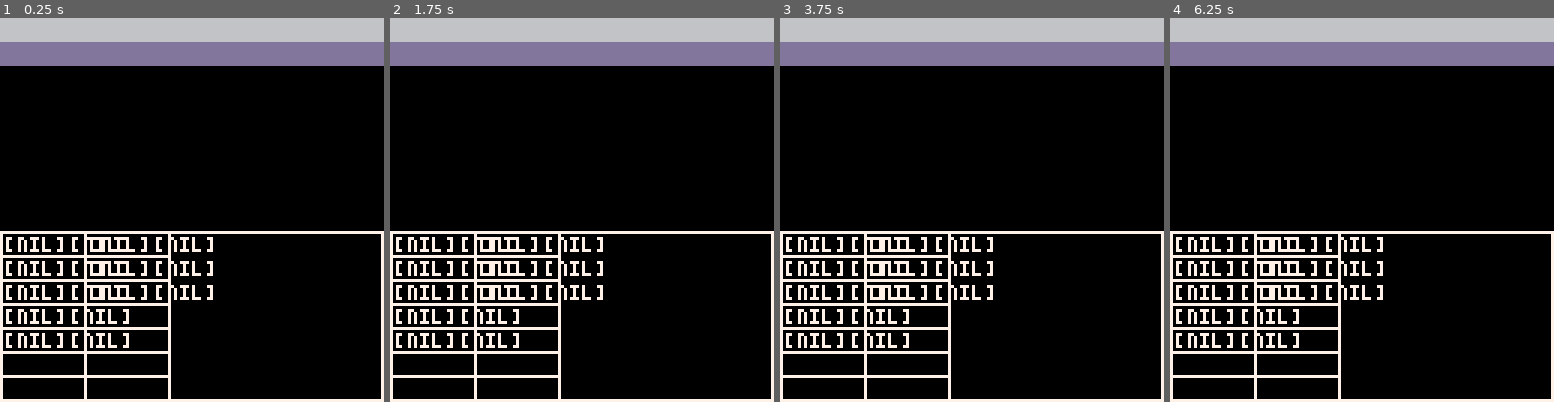
Above: before the commit, frames 1-4 (left to right).
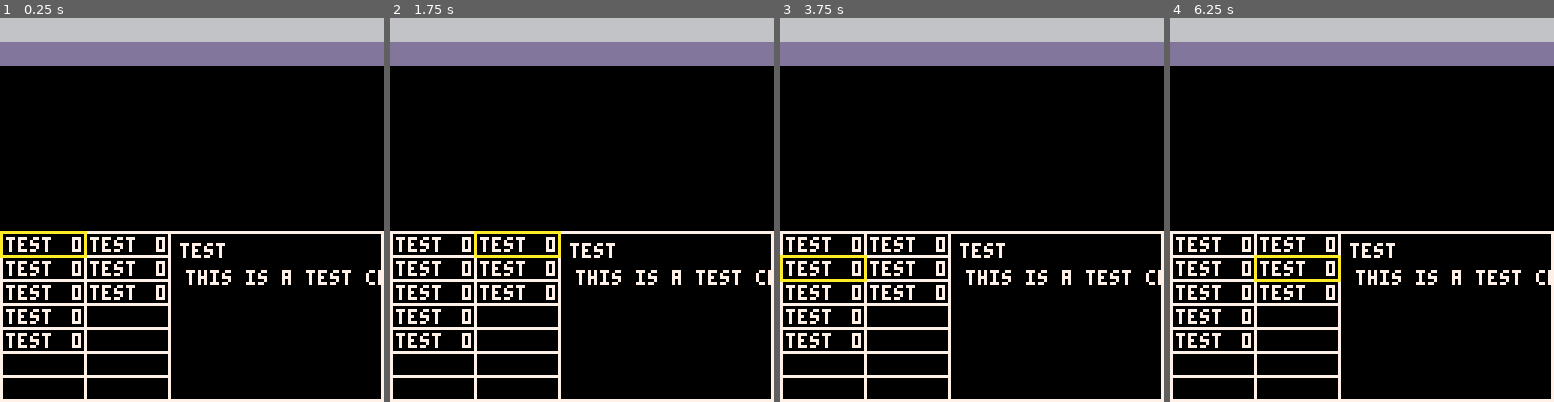
Above: after the commit, the same moments.

Repository: tm44rest/p8-cardgame
Game: PICO-8 cartridge cardgame.p8
The game is run twice, just before and just after one commit, with the same random seed, the same clock (stepped at 60 frames per second) and the same inputs.
Inputs:
- Up to frame 1 (0.25 s): no input
- Up to frame 2 (1.75 s): tap X (X key) at 0.33, 1.07 s; tap O (Z key) at 0.7, 1.7 s; hold Right from 1.6 s (still down)
- Up to frame 3 (3.75 s): tap X (X key) at 1.85, 2.97 s; release Right at 2.1 s; tap O (Z key) every 0.4 s from 2.1 to 3.7 s; hold Up 2.15-2.42 s; hold Right 2.47-3.03 s; hold Left 3.08-3.58 s; hold Down from 3.63 s (still down)
- Up to frame 4 (6.25 s): release Down at 3.97 s; hold Right 4.02-4.68 s; tap X (X key) at 4.08, 5.2 s; tap O (Z key) every 0.4 s from 4.1 to 6.1 s; hold Up 4.73-5.03 s; hold Left 5.08-5.68 s; hold Down 5.73-6.03 s; hold Right from 6.08 s (still down)

The runs differ from the first frame. In frame 1, 4.3% of the frame differs, in the area x 0-100%, y 55-86%; in frame 2, 4.3%; in frame 3, 4.3%; in frame 4, 4.3%.

Commit message:
implements basic menu system

Diff:
--- a/buttons.lua
+++ b/buttons.lua
@@ -1,19 +1,109 @@
 buttons = {}
 
 button = {}
-function button:up() end
-function button:down() end
-function button:right() end
-function button:left() end
-function button:press(inp) end
+function button:press(inp)
+  if inp == 4 then
+    if self.circle_effect then self:circle_effect() end
+  elseif inp == 5 then
+    if self.cross_effect then self:cross_effect() end
+  end
+end
+function button:move(btn)
+  if btn == 0 then
+    if self.left then selected = self.left end
+  elseif btn == 1 then
+    if self.right then selected = self.right end
+  elseif btn == 2 then
+    if self.up then selected = self.up end
+  elseif btn == 3 then
+    if self.down then selected = self.down end
+  end
+end
 function button:draw() end
 
-function create(draw)
+function create_button(draw, circle_effect, cross_effect)
   btn = {
     __index = button,
-    draw = draw
+    draw = draw,
+    circle_effect = cricle_effect or function () end,
+    cross_effect = cross_effect or function () end
   }
   setmetatable(btn,btn)
   add(buttons, btn)
   return btn
 end
+
+-- please for the love of god refactor this
+function create_menu_buttons()
+  local menu = {}
+  for i=0,6 do
+    local f = function ()
+      rect(0,71+8*i,28,79+8*i,10)
+      if i < 5 then
+        local c = hand[i+1]
+        if c then
+          print(c.name,60,75,7)
+          -- replace with function that line-wraps in box
+          print(c.description,62,84)
+        end
+      end
+    end
+    local e = function ()
+      if i < 5 then
+        local c = hand[i+1]
+        if c then
+          c:effect()
+        end
+      end
+    end
+    local b = create_button(f,function () end, e)
+    b.effect = function ()
+
+    end
+    add(menu, b)
+  end
+  for i=0,6 do
+    local f = function ()
+      rect(28,71+8*i,56,79+8*i,10)
+      if i < 5 then
+        local c = hand[i+6]
+        if c then
+          print(c.name,60,75,7)
+          -- replace with function that line-wraps in box
+          print(c.description,62,84)
+        end
+      end
+    end
+    local e = function ()
+      if i < 5 then
+        local c = hand[i+6]
+        if c then
+          c:effect()
+        end
+      end
+    end
+    local b = create_button(f,function () end, e)
+    add(menu, b)
+  end
+  for i=1,7 do
+    local b = menu[i]
+    if i > 1 then
+      b.up = menu[i-1]
+    end
+    if i < 7 then
+      b.down = menu[i+1]
+    end
+    b.right = menu[i+7]
+  end
+  for i=8,14 do
+    local b = menu[i]
+    if i > 8 then
+      b.up = menu[i-1]
+    end
+    if i < 14 then
+      b.down = menu[i+1]
+    end
+    b.left = menu[i-7]
+  end
+  return menu
+end
--- a/cardgame.p8
+++ b/cardgame.p8
@@ -1,13 +1,13 @@
 pico-8 cartridge // http://www.pico-8.com
 version 29
 __lua__
+-- card game
 
 #include main.lua
 #include controllers.lua
 #include cards.lua
 #include buttons.lua
 
--- card game
 __gfx__
 00000000000000000000000000000000000000000000000000000000000000000000000000000000000000000000000000000000000000000000000000000000
 00000000000000000000000000000000000000000000000000000000000000000000000000000000000000000000000000000000000000000000000000000000
--- a/cards.lua
+++ b/cards.lua
@@ -29,9 +29,13 @@
   return crd
 end
 
-function create(card)
+meme = 2
+
+function create_card(card)
   local crd = {
-    __index = card
+    __index = card,
+    x = 2,
+    y = 3
   }
   setmetatable(crd, crd)
   add(cards, crd)
--- a/controllers.lua
+++ b/controllers.lua
@@ -2,7 +2,7 @@
 
 function switch_controller(ctrl)
   controller = ctrl
-  ctrl.init()
+  if ctrl.init then ctrl.init(ctrl) end
 end
 
 titlescreen = {}
@@ -19,13 +19,25 @@
 
 combat = {}
 function combat:init()
+  -- create menu buttons
+  menu = create_menu_buttons()
+  selected = menu[1]
+
+  -- testing features of the hand
   hand = {}
   for i=0,7 do
-    add(hand,create(test))
+    add(hand,create_card(test))
   end
 end
 function combat:update()
-
+  if btnp(0) then selected:move(0)
+  elseif btnp(1) then selected:move(1)
+  elseif btnp(2) then selected:move(2)
+  elseif btnp(3) then selected:move(3)
+  end
+  if btnp(4) then selected:press(4)
+  elseif btnp(5) then selected:press(5)
+  end
 end
 function combat:draw()
   cls()
@@ -58,4 +70,7 @@
     end
   end
 
+  -- draw menu button
+  selected.draw()
+
 end
--- a/main.lua
+++ b/main.lua
@@ -1,6 +1,5 @@
 function _init()
-  controller = combat
-  controller.init()
+  switch_controller(combat)
 end
 
 function _update()
Not shown, changed: the sound effects (__sfx__) section of cardgame.p8
